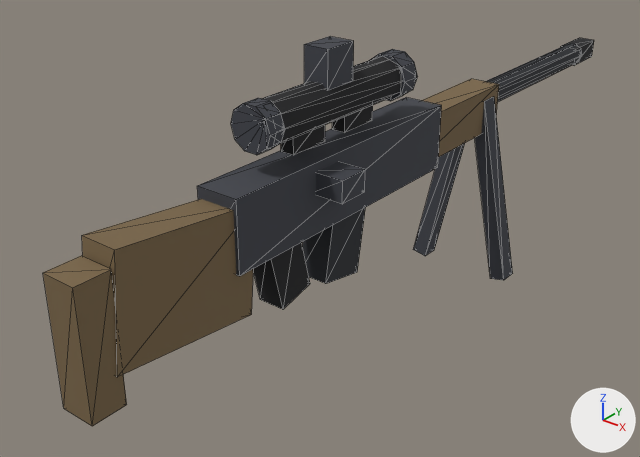
Renders of the glTF model assets/draft_pack/wep_sniper.glb from each side of a commit.
Before and after are seen from a 50 mm camera at (0.65, -0.859, 0.438) aimed at (-0.083, 0.057, -0.13). Lighting does not change. The marker at lower right points along +X, +Y and +Z. The older version comes first. Mesh edges are drawn as thin lines. Vertices at exactly the same position are counted once.

The first picture shows 'wep_sniper'.
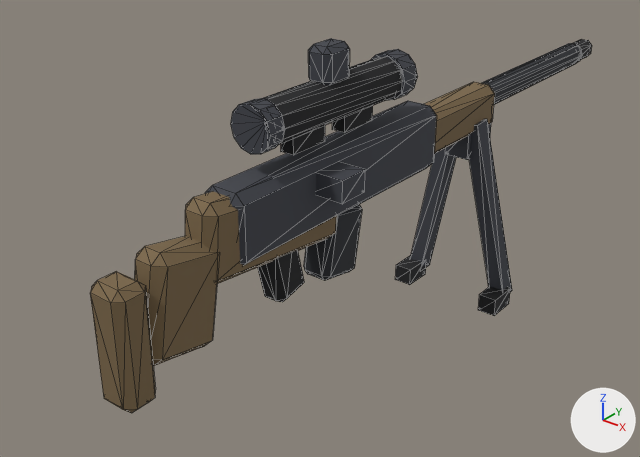
Changed parts and their boxes [x1, y1, x2, y2] in the pictures (640 x 457 px; the box of a moved part takes in the faces that stretch with it):
'wep_sniper', reshaped (9% narrower): before [43, 36, 594, 426]; after [90, 39, 592, 413]
part 1 of me_wep_sniper, added (black): after [395, 255, 426, 285]
part 2 of me_wep_sniper, added (black): after [478, 286, 511, 316]
part 3 of me_wep_sniper, added: after [445, 123, 491, 160]
part 4 of me_wep_sniper, moved or reshaped: before [413, 143, 465, 256]; after [410, 148, 456, 267]
part 5 of me_wep_sniper, moved or reshaped: before [475, 96, 513, 280]; after [469, 119, 512, 292]
part 6 of me_wep_sniper, rebuilt: before [561, 38, 594, 66]; after [574, 39, 592, 59]
part 7 of me_wep_sniper, rebuilt (16% narrower, 15% shorter): before [304, 36, 354, 90]; after [308, 39, 350, 85]
part 8 of me_wep_sniper, rebuilt (10% narrower, 8% shorter): before [421, 79, 499, 157]; after [425, 82, 495, 154]
part 9 of me_wep_sniper, rebuilt (9% narrower): before [302, 207, 366, 284]; after [304, 205, 362, 281]
part 10 of me_wep_sniper, rebuilt (51% narrower, 27% shorter): before [82, 199, 253, 377]; after [134, 236, 217, 366]
part 11 of me_wep_sniper, rebuilt: before [253, 242, 310, 309]; after [258, 250, 304, 302]
part 12 of me_wep_sniper, rebuilt (8% shorter): before [197, 97, 442, 276]; after [205, 101, 437, 266]
part 13 of me_wep_sniper, added (brown): after [185, 191, 337, 284]
part 14 of me_wep_sniper, added (brown): after [90, 271, 156, 413]
part 15 of me_wep_sniper, deleted (brown): before [43, 256, 127, 426]
part 16 of me_wep_sniper, moved or reshaped: before [231, 43, 582, 155]; after [231, 43, 582, 154]

Patch to the scene script:
```diff
--- a/assets/draft_pack/wep_sniper.glb.py
+++ b/assets/draft_pack/wep_sniper.glb.py
@@ me_wep_sniper @@
 # used by ob_wep_sniper; location = (0.0, 0.0, 0.0)
-me_wep_sniper.from_pydata(...)  # 184 vertices, 300 faces; spans x -0.088..0.088, y -0.442..0.76, z -0.279..0.175
+me_wep_sniper.from_pydata(...)  # 384 vertices, 680 faces; spans x -0.097..0.097, y -0.398..0.76, z -0.32..0.175
+# me_wep_sniper part 1: a new loose piece, a box spanning x -0.097..-0.067, y 0.285..0.335, z -0.32..-0.29, in mat_mat_1a1a1c (black #19191c)
+# me_wep_sniper part 2: a new loose piece, a box spanning x 0.067..0.097, y 0.285..0.335, z -0.32..-0.29, in mat_mat_1a1a1c (black #19191c)
+# me_wep_sniper part 3: a new loose piece, a box spanning x -0.02..0.02, y 0.295..0.365, z -0.07..-0.02, in mat_mat_40424a (dark grey #40424a)
+# me_wep_sniper part 4: the loose piece of 8 vertices spanning x -0.088..-0.002, y 0.325..0.355, z -0.279..0.019 is multiplied about its middle by the matrix ((1.0, 0.015, 0.0), (-0.015, 0.998, -0.068), (0.0, 0.068, 0.998)), then moved by (-0.005, -0.015, -0.03)
+# me_wep_sniper part 5: the loose piece of 8 vertices spanning x 0.002..0.088, y 0.325..0.355, z -0.279..0.019 is multiplied about its middle by the matrix ((1.0, -0.015, 0.0), (0.015, 0.998, -0.068), (0.0, 0.068, 0.998)), then moved by (0.005, -0.015, -0.03)
+# me_wep_sniper part 6: the loose piece of 8 vertices spanning x -0.015..0.015, y 0.68..0.76, z -0.004..0.028 is rebuilt with 24 vertices and now spans x -0.015..0.015, y 0.68..0.76, z -0.004..0.028
+# me_wep_sniper part 7: the loose piece of 8 vertices spanning x -0.018..0.018, y -0.055..-0.005, z 0.125..0.175 is rebuilt with 24 vertices and now spans x -0.018..0.018, y -0.055..-0.005, z 0.125..0.175
+# me_wep_sniper part 8: the loose piece of 8 vertices spanning x -0.025..0.025, y 0.11..0.37, z -0.035..0.035 is rebuilt with 24 vertices and now spans x -0.025..0.025, y 0.11..0.37, z -0.035..0.035
+# me_wep_sniper part 9: the loose piece of 8 vertices spanning x -0.023..0.023, y -0.063..0.023, z -0.145..-0.035 is rebuilt with 24 vertices and now spans x -0.023..0.023, y -0.062..0.022, z -0.144..-0.036
+# me_wep_sniper part 10: the loose piece of 8 vertices spanning x -0.025..0.025, y -0.407..-0.193, z -0.11..0.05 is rebuilt with 24 vertices and now spans x -0.024..0.024, y -0.358..-0.242, z -0.126..0.016
+# me_wep_sniper part 11: the loose piece of 8 vertices spanning x -0.019..0.019, y -0.169..-0.091, z -0.135..-0.025 is rebuilt with 24 vertices and now spans x -0.019..0.019, y -0.166..-0.094, z -0.133..-0.027
+# me_wep_sniper part 12: the loose piece of 8 vertices spanning x -0.03..0.03, y -0.23..0.19, z -0.047..0.047 is rebuilt with 24 vertices and now spans x -0.03..0.03, y -0.23..0.19, z -0.047..0.047
+# me_wep_sniper part 13: a new loose piece of 24 vertices spanning x -0.025..0.025, y -0.273..-0.027, z -0.076..0.046, in mat_mat_7a6647 (brown #7a6647)
+# me_wep_sniper part 14: a new loose piece of 24 vertices spanning x -0.026..0.026, y -0.398..-0.352, z -0.15..0.0, in mat_mat_7a6647 (brown #7a6647)
+# me_wep_sniper part 15: the loose piece of 8 vertices spanning x -0.023..0.023, y -0.442..-0.398, z -0.13..0.03 is deleted
+# me_wep_sniper part 16: 64 vertices removed from x -0.026..0.026, y -0.172..0.7, z -0.007..0.135; 80 vertices added at x -0.028..0.028, y -0.172..0.7, z -0.008..0.137
+# other edits to the shape of me_wep_sniper do not show in these pictures
 me_wep_sniper.materials.append(mat_mat_1a1a1c)
```
